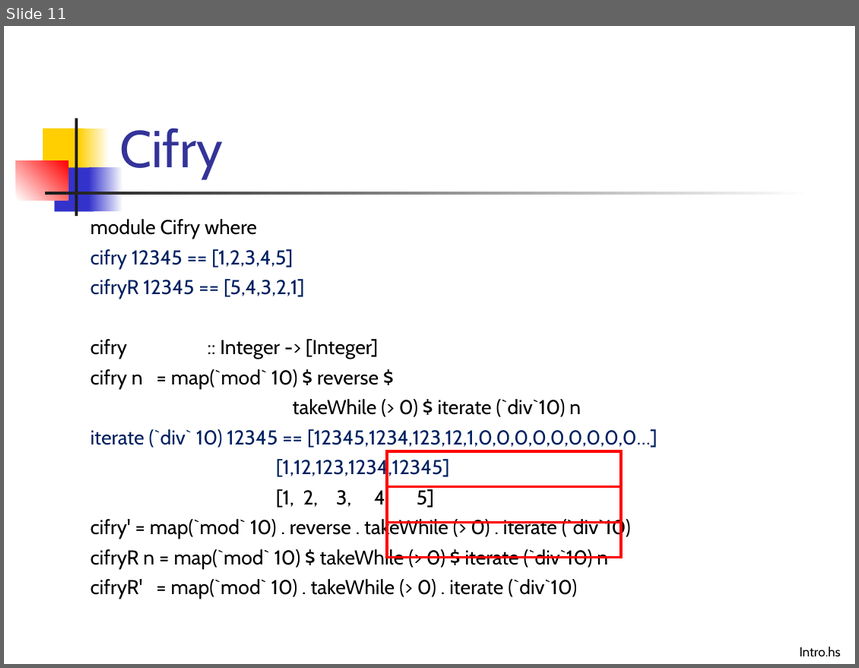
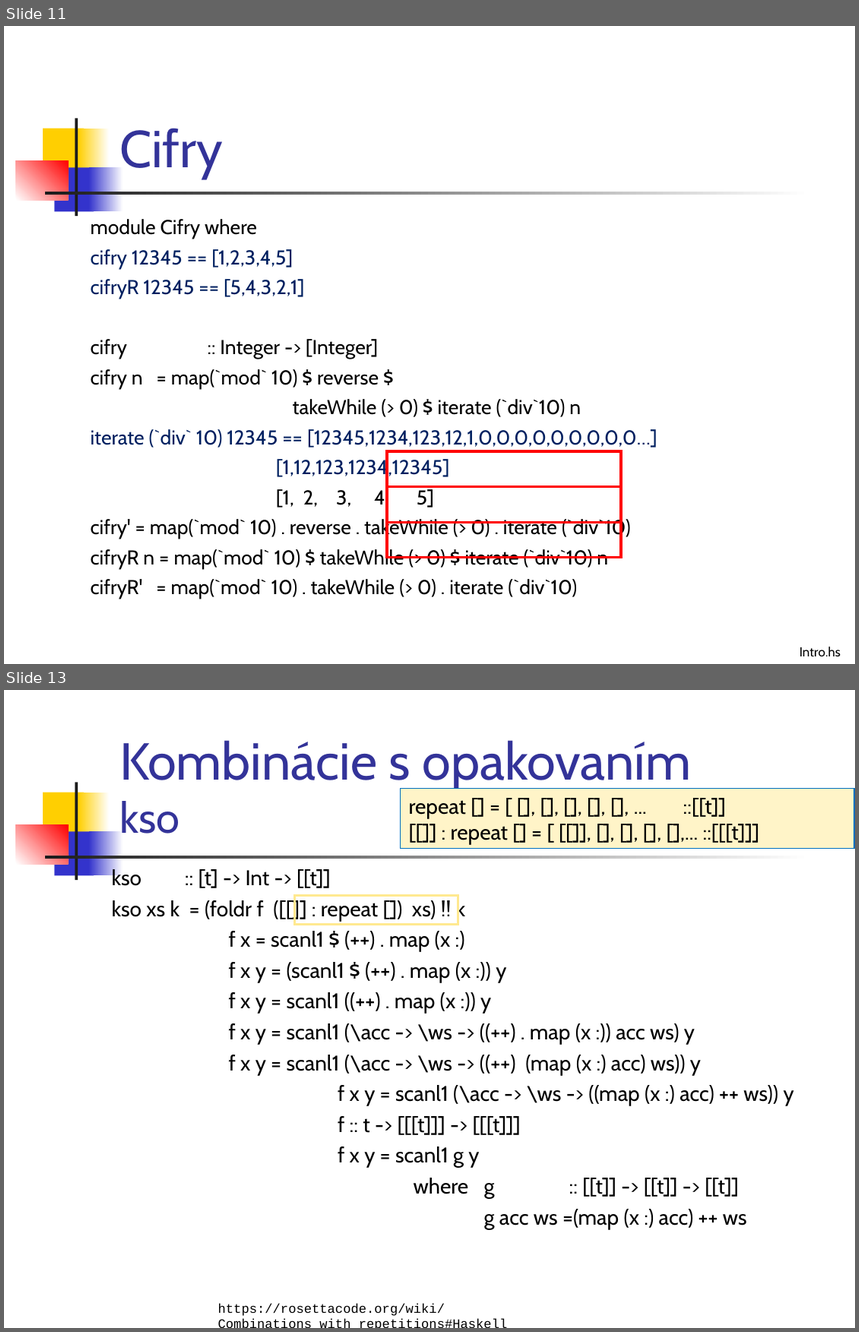
Before and after one commit to Funkcionalne/Prednasky, a slide deck: 03/03_fpro.ppt. Shown one above the other, each under a label of ours: slide 11 before the commit, slides 11 and 13 after it; the slides between them are not shown. The pictures are 859x668 and 859x1332 pixels, drawn with LibreOffice and Linux fonts; fonts in the diff are those of the drawing. Boxes give left, top, right and bottom in pixels: in the first picture for what was removed or moved away, otherwise in the second. Text is boxed around its words. In the diff, an @@ line names an element or a change of style, - is before the commit and + after.

```diff
--- a/03/03_fpro.ppt
+++ b/03/03_fpro.ppt
@@ slide 13 added at [4, 690, 855, 1328], background #FFFFFF; not listed: 7 template elements that a slide beside it also shows @@
@@ title added at [120, 740, 692, 834], 44 pt, text #333399 @@
+Kombinácie s opakovaním
+kso
@@ rectangle added at [401, 789, 855, 848], fill #FFF4C8, outline #0070C0 0.74 pt, 18 pt, text #000000 @@
+repeat [] = [ [], [], [], [], [], ... ::[[t]]
+[[]] : repeat [] = [ [[]], [], [], [], [],... ::[[[t]]]
@@ text added at [112, 867, 794, 1230], 18 pt, text #000000 @@
+kso :: [t] -> Int -> [[t]]
+kso xs k = (foldr f ([[]] : repeat []) xs) !! k
+      f x = scanl1 $ (++) . map (x :)
+      f x y = (scanl1 $ (++) . map (x :)) y
+      f x y = scanl1 ((++) . map (x :)) y
+      f x y = scanl1 (\acc -> \ws -> ((++) . map (x :)) acc ws) y
+      f x y = scanl1 (\acc -> \ws -> ((++) (map (x :) acc) ws)) y
+f x y = scanl1 (\acc -> \ws -> ((map (x :) acc) ++ ws)) y
+f :: t -> [[[t]]] -> [[[t]]]
+f x y = scanl1 g y
+where g :: [[t]] -> [[t]] -> [[t]]
+g acc ws =(map (x :) acc) ++ ws
@@ rectangle added at [295, 896, 458, 925], outline #FFE990 2.01 pt @@
@@ text added at [218, 1303, 445, 1316], 11 pt, text #000000 @@
+https://rosettacode.org/wiki/Combinations_with_repetitions#Haskell
```
Also in this commit, not shown: 12 slides changed, 2 other slides added, 4 other files.
